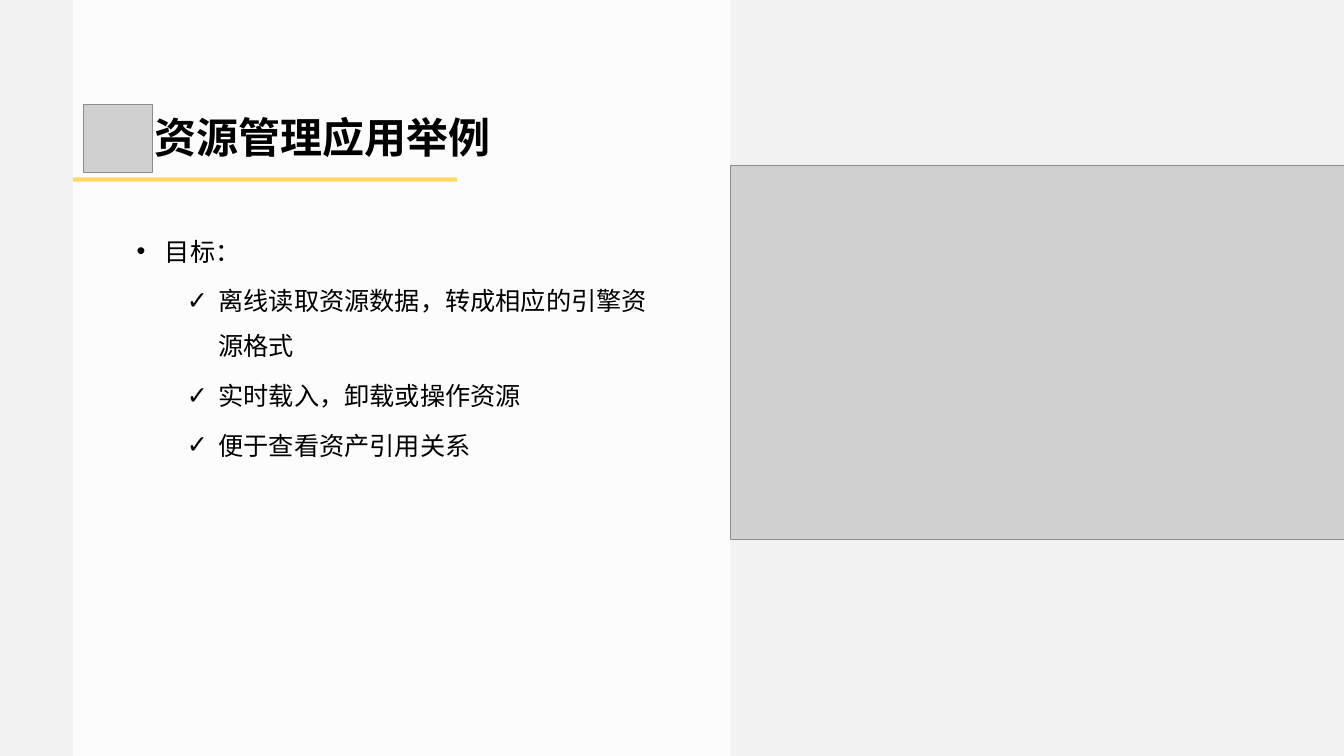
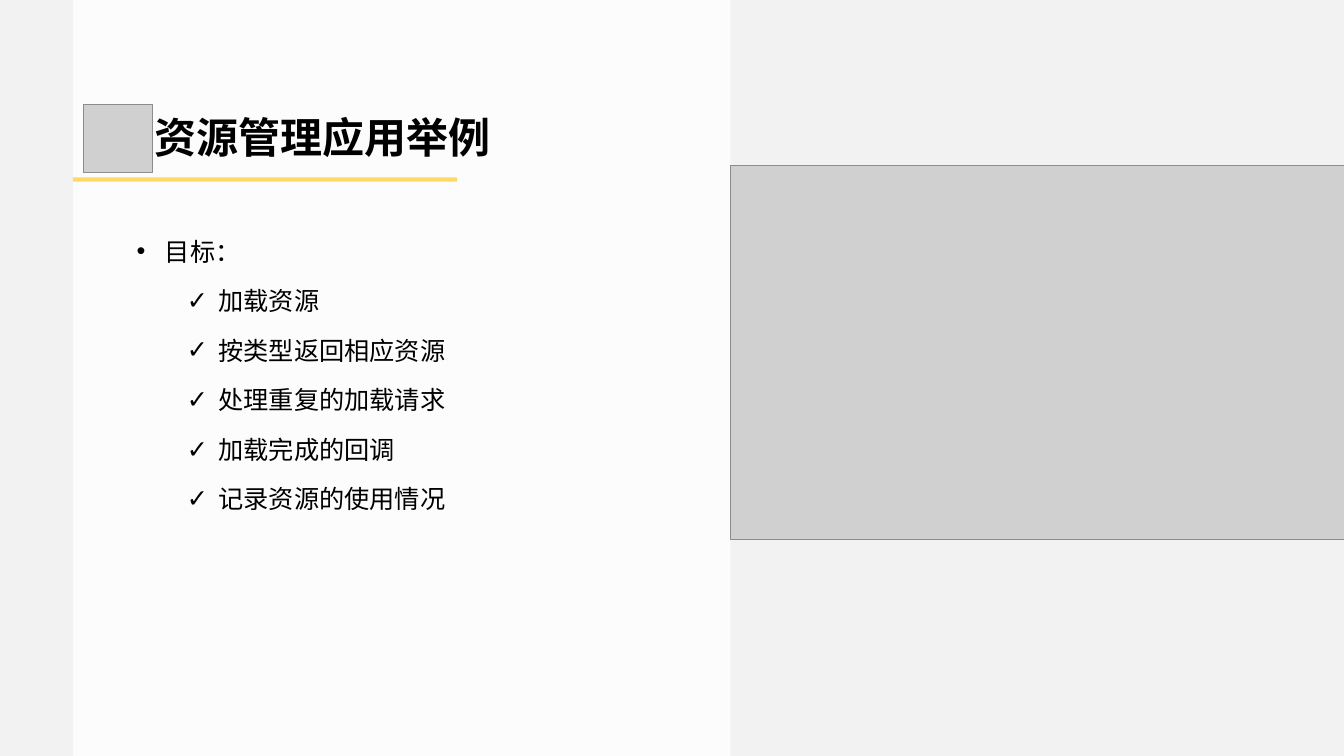
Before and after one commit to doomlover/KSGameEngineTutorials, a slide deck: slide 25 of PPTs/04.引擎基础概念与底层实用系统.pptx (slide 28 before the commit). Drawn at 1344x756 pixels with LibreOffice and Linux fonts; fonts in the diff are those of the drawing; grey boxes stand for pictures. Boxes give left, top, right and bottom in pixels: in the first picture for what was removed or moved away, otherwise in the second. Text is boxed around its words. In the diff, an @@ line names an element or a change of style, - is before the commit and + after.

```diff
--- a/PPTs/04.引擎基础概念与底层实用系统.pptx
+++ b/PPTs/04.引擎基础概念与底层实用系统.pptx
@@ text at (218,288,445,510): text changed @@
-  ✓ 离线读取资源数据，转成相应的引擎资源格式
-  ✓ 实时载入，卸载或操作资源
-  ✓ 便于查看资产引用关系
+  ✓ 加载资源
+  ✓ 按类型返回相应资源
+  ✓ 处理重复的加载请求
+  ✓ 加载完成的回调
+  ✓ 记录资源的使用情况
```
Also in this commit, not shown: 13 other slides changed, 6 slides added, 9 slides removed.
